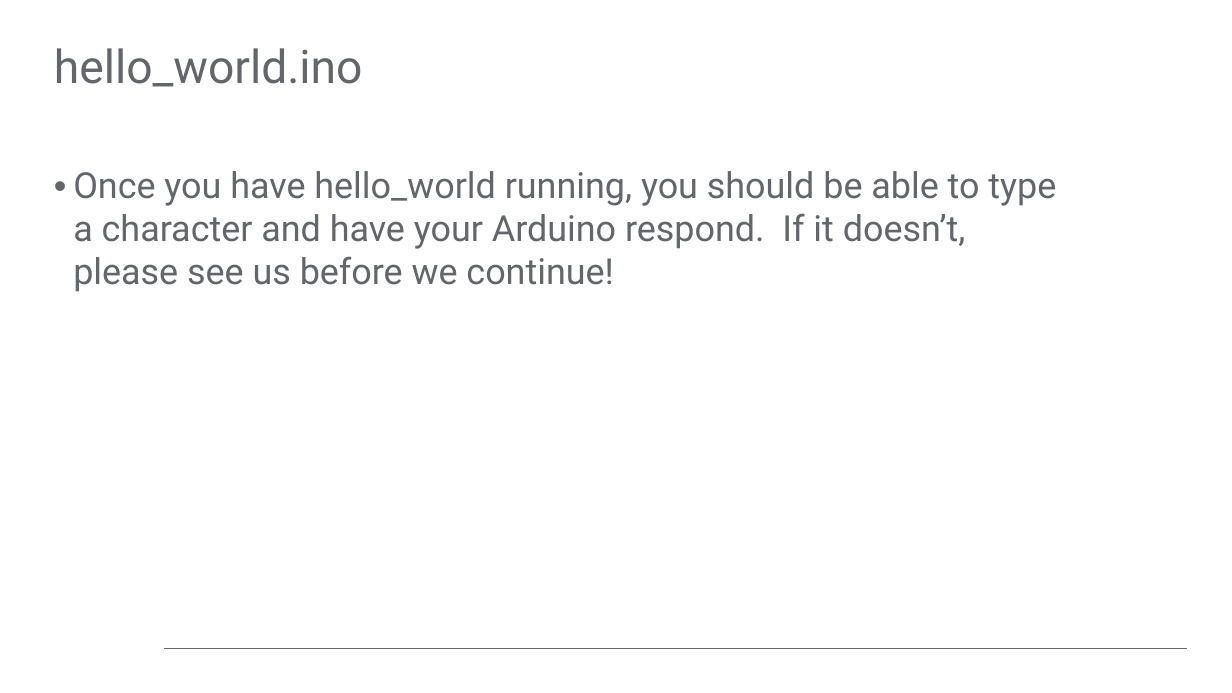
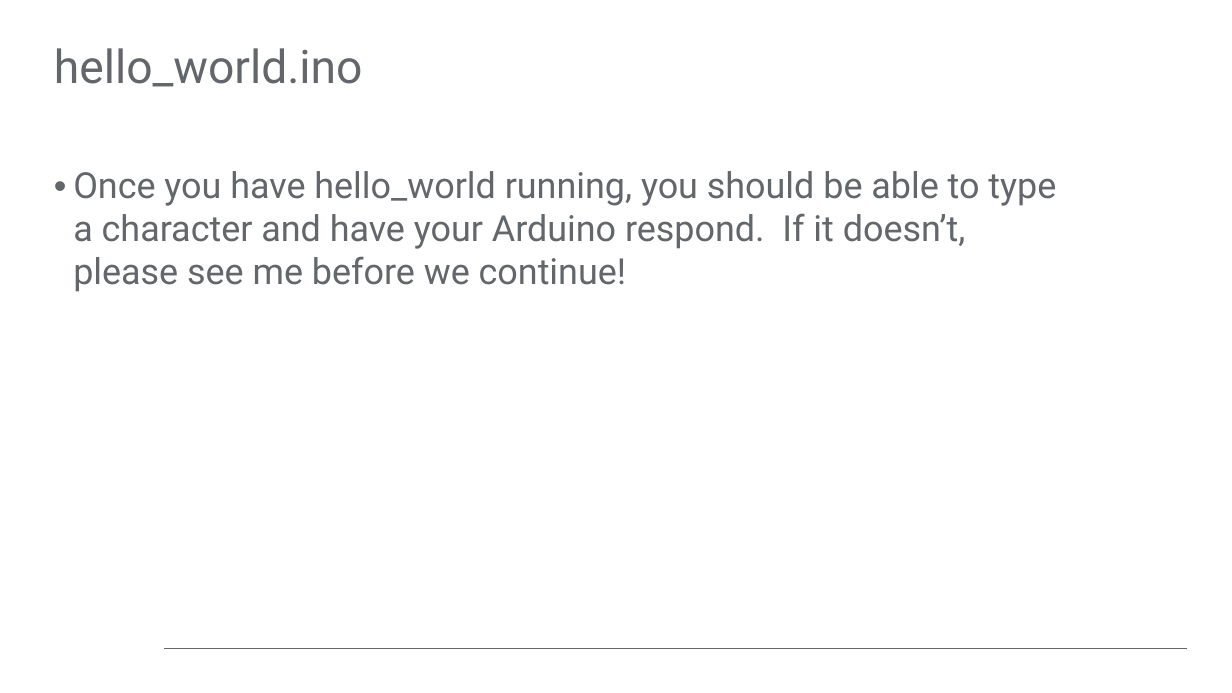
Before and after one commit to pilotdeveloper/sensors_lab, a slide deck: slide 10 of class-guide.pptx (slide 11 before the commit). Drawn at 1232x693 pixels with LibreOffice and Linux fonts; fonts in the diff are those of the drawing; background and template pictures are left out. Boxes give left, top, right and bottom in pixels: in the first picture for what was removed or moved away, otherwise in the second. Text is boxed around its words. In the diff, an @@ line names an element or a change of style, - is before the commit and + after.

```diff
--- a/class-guide.pptx
+++ b/class-guide.pptx
@@ text at [73, 171, 1056, 292]: text changed @@
-• Once you have hello_world running, you should be able to type a character and have your Arduino respond. If it doesn’t, please see us before we continue!
+• Once you have hello_world running, you should be able to type a character and have your Arduino respond. If it doesn’t, please see me before we continue!
```
Also in this commit, not shown: 1 other slide changed, 1 slide removed.
